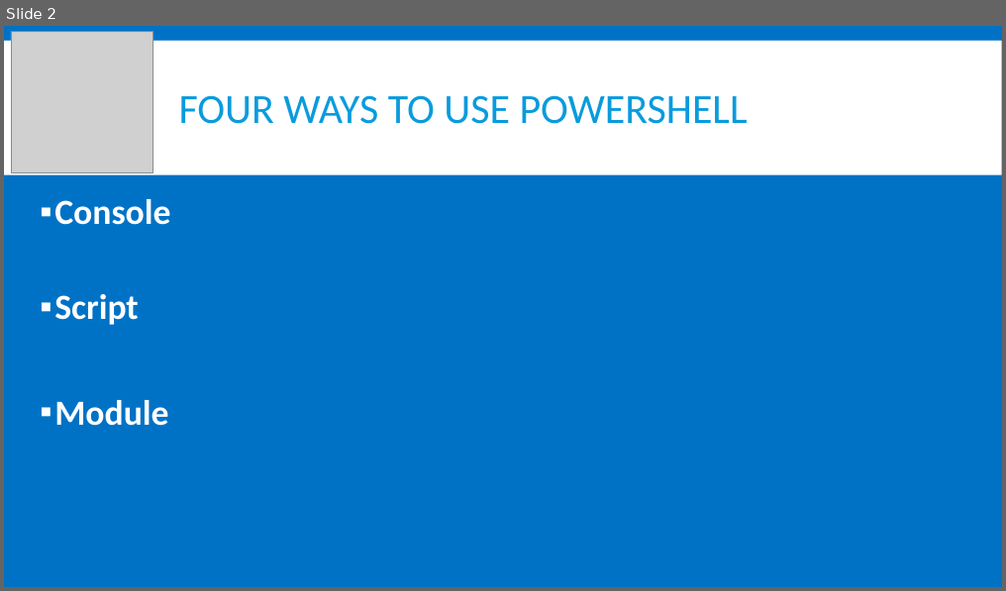
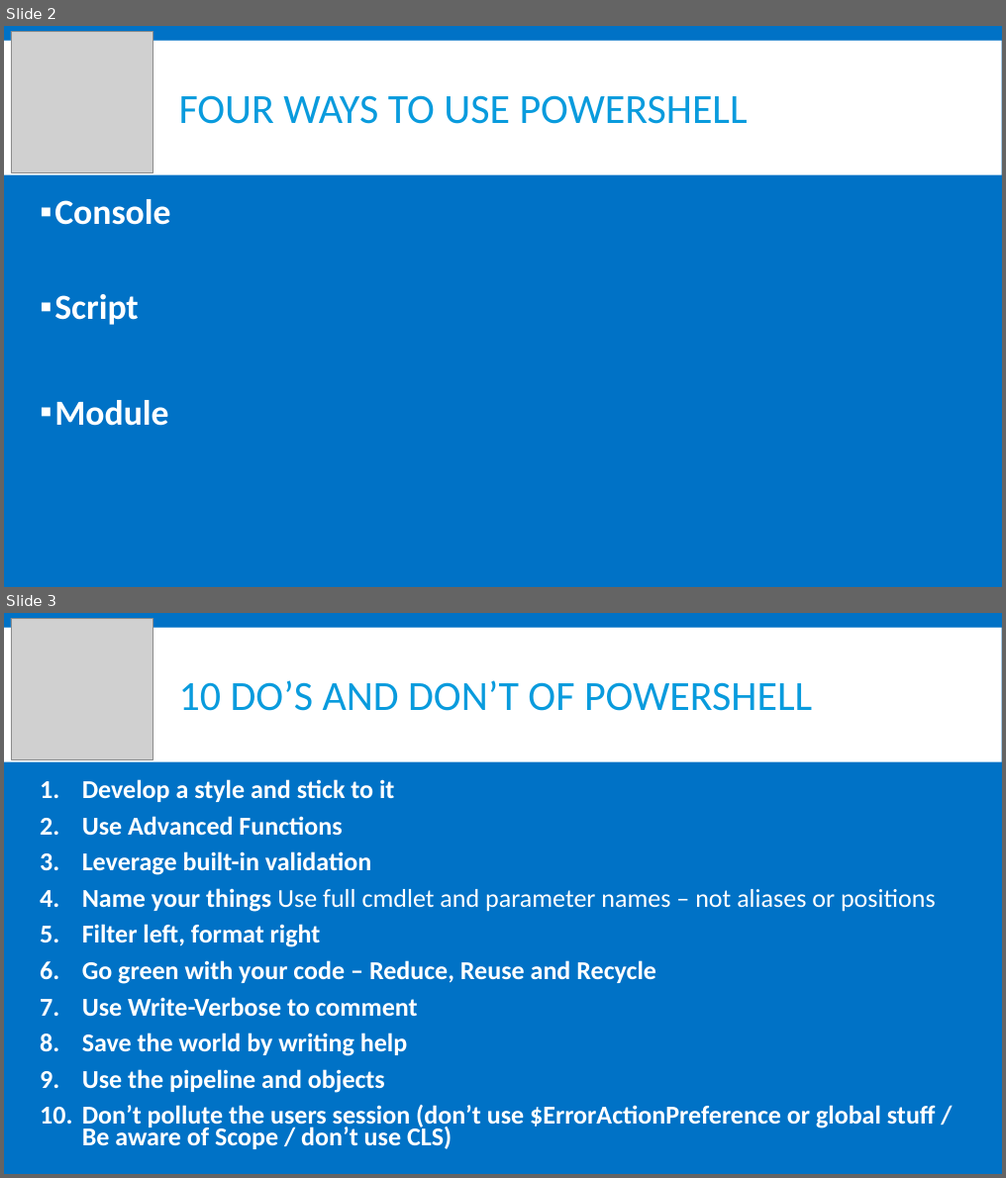
Before and after one commit to powershellorguk/Scotland, a slide deck: 2017/June/Coding For Strangers.pptx. Shown one above the other, each under a label of ours: slide 2 before the commit, slides 2 and 3 after it. The pictures are 1006x591 and 1006x1178 pixels, drawn with LibreOffice and Linux fonts; fonts in the diff are those of the drawing; grey boxes stand for pictures. Boxes give left, top, right and bottom in pixels: in the first picture for what was removed or moved away, otherwise in the second. Text is boxed around its words. In the diff, an @@ line names an element or a change of style, - is before the commit and + after.

```diff
--- a/2017/June/Coding For Strangers.pptx
+++ b/2017/June/Coding For Strangers.pptx
@@ slide 3 added at (4, 613, 1002, 1174), background #0072C6; not listed: 1 template element that a slide beside it also shows @@
@@ picture added at (11, 618, 152, 760) @@
@@ title added at (179, 680, 812, 711), 40 pt, text #099BDD @@
+10 DO’S AND DON’T OF POWERSHELL
@@ text added at (82, 779, 936, 1150), 24.8 pt, text #FFFFFF, bold @@
+1. Develop a style and stick to it
+2. Use Advanced Functions
+3. Leverage built-in validation
+4. Name your things Use full cmdlet and parameter names – not aliases or positions
+5. Filter left, format right
+6. Go green with your code – Reduce, Reuse and Recycle
+7. Use Write-Verbose to comment
+8. Save the world by writing help
+9. Use the pipeline and objects
+10. Don’t pollute the users session (don’t use $ErrorActionPreference or global stuff / Be aware of Scope / don’t use CLS)
```
Also in this commit, not shown: 7 slides changed, 12 other slides added, 4 slides removed, 1 other file.
